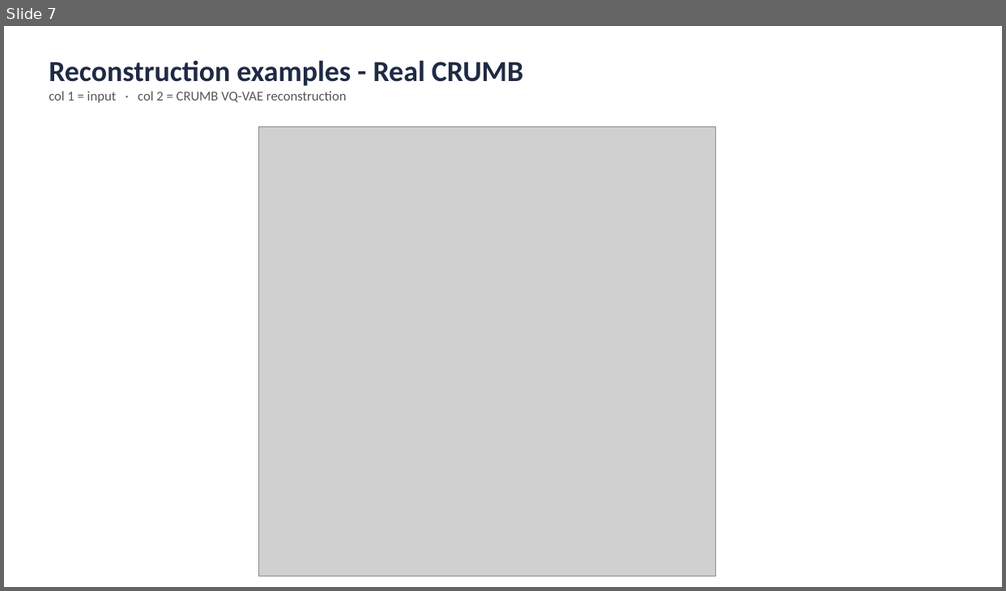
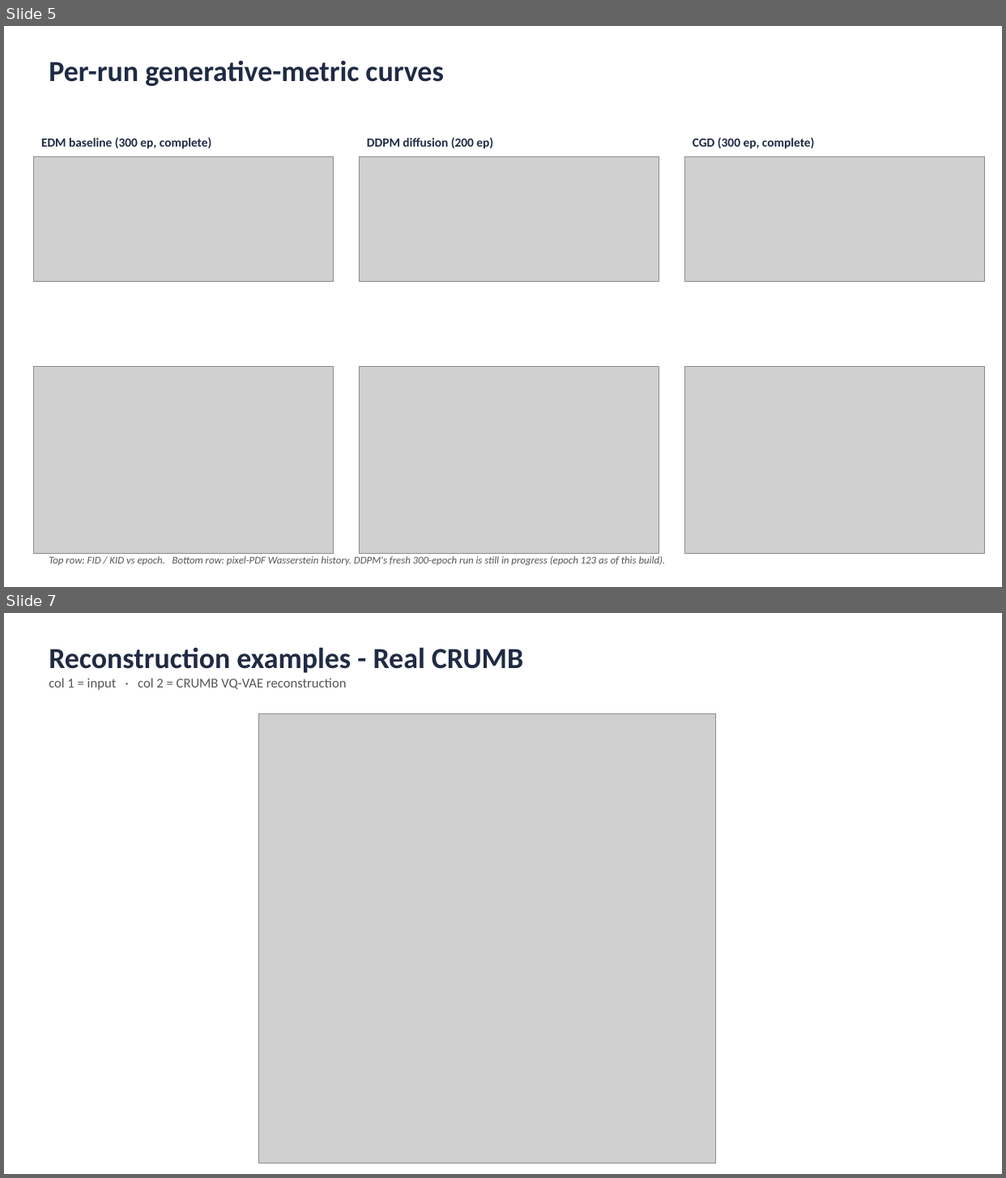
Before and after one commit to bevanslabbert/pid-radast, a slide deck: classifier-guided-physics-informed-diffusion/EDM_baseline_comparison.pptx. Shown one above the other, each under a label of ours: slide 7 before the commit, slides 5 and 7 after it; the slides between them are not shown. The pictures are 1006x591 and 1006x1178 pixels, drawn with LibreOffice and Linux fonts; fonts in the diff are those of the drawing; grey boxes stand for pictures. Boxes give left, top, right and bottom in pixels: in the first picture for what was removed or moved away, otherwise in the second. Text is boxed around its words. In the diff, an @@ line names an element or a change of style, - is before the commit and + after.

```diff
--- a/classifier-guided-physics-informed-diffusion/EDM_baseline_comparison.pptx
+++ b/classifier-guided-physics-informed-diffusion/EDM_baseline_comparison.pptx
@@ slide 5 added at box(4, 26, 1002, 587), background #FFFFFF @@
@@ text added at box(49, 60, 443, 86), 28 pt, text #1F2A44, bold @@
+Per-run generative-metric curves
@@ text added at box(41, 138, 211, 149), 12 pt, text #1F2A44, bold @@
+EDM baseline (300 ep, complete)
@@ text added at box(367, 138, 493, 149), 12 pt, text #1F2A44, bold @@
+DDPM diffusion (200 ep)
@@ text added at box(692, 138, 814, 149), 12 pt, text #1F2A44, bold @@
+CGD (300 ep, complete)
@@ picture added at box(34, 157, 334, 282) @@
@@ picture added at box(360, 157, 659, 282) @@
@@ picture added at box(685, 157, 985, 282) @@
@@ picture added at box(34, 367, 334, 554) @@
@@ picture added at box(360, 367, 659, 554) @@
@@ picture added at box(685, 367, 985, 554) @@
@@ text added at box(49, 557, 666, 565), 10 pt, text #555555, italic @@
+Top row: FID / KID vs epoch. Bottom row: pixel-PDF Wasserstein history. DDPM's fresh 300-epoch run is still in progress (epoch 123 as of this build).
```
Also in this commit, not shown: 3 slides changed, 1 slide removed, 19 other files.
